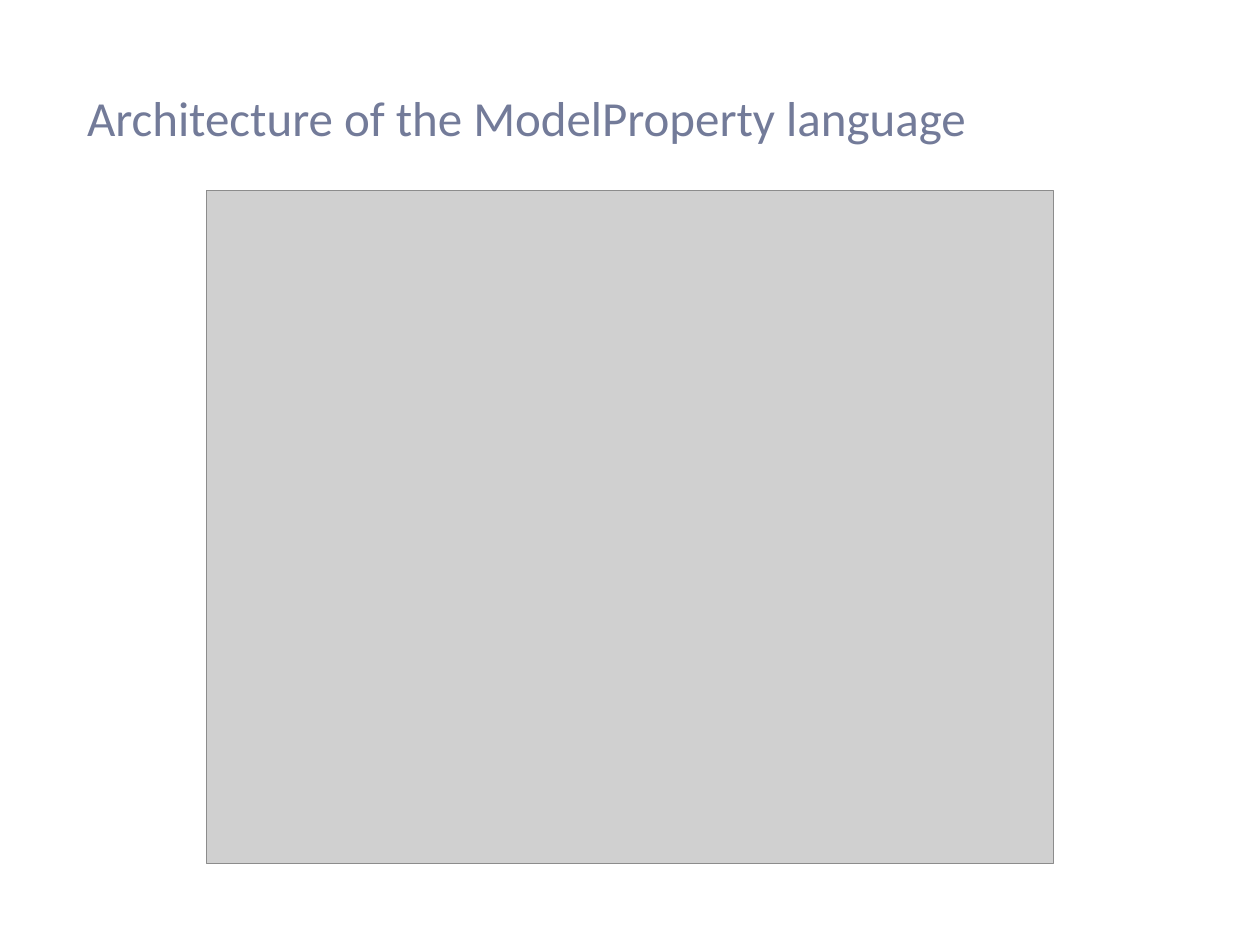
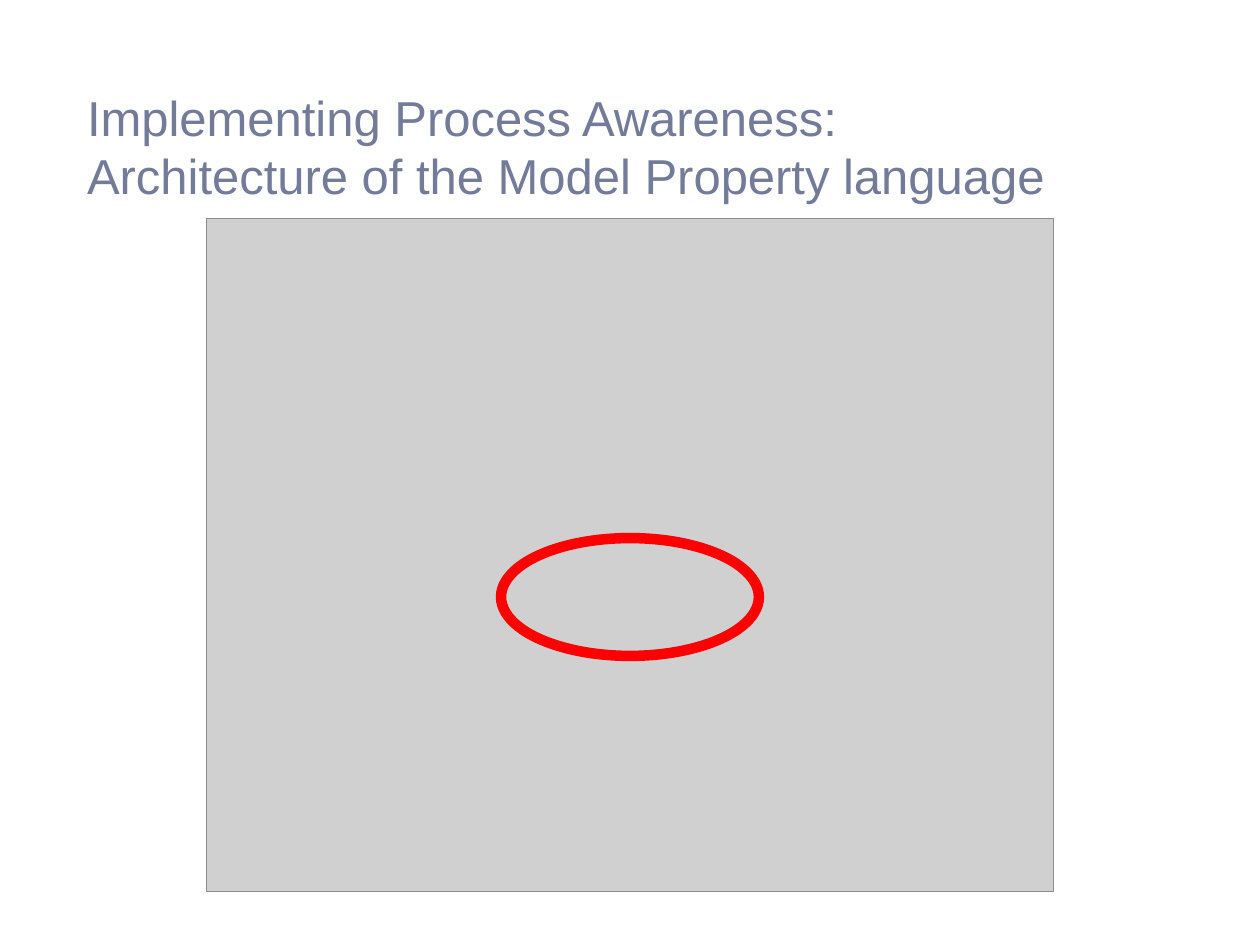
Before and after one commit to saadbinabid1/FlexMDEPaper, a slide deck: slide 13 of presentation/FlexMDE.pptx (slide 36 before the commit). Drawn at 1260x945 pixels with LibreOffice and Linux fonts; fonts in the diff are those of the drawing; grey boxes stand for pictures; background and template pictures are left out. Boxes give left, top, right and bottom in pixels: in the first picture for what was removed or moved away, otherwise in the second. Text is boxed around its words. In the diff, an @@ line names an element or a change of style, - is before the commit and + after.

```diff
--- a/presentation/FlexMDE.pptx
+++ b/presentation/FlexMDE.pptx
@@ title at [87,100,1044,204]: text changed; font Calibri to Arial @@
-Architecture of the ModelProperty language
+Implementing Process Awareness:
+Architecture of the Model Property language
@@ picture: place and size @@
-picture at [207,190,1053,863]
+picture at [207,218,1053,891]
@@ ellipse added at [501,538,760,656], outline #FF0000 6 pt @@
```
Also in this commit, not shown: 4 other slides changed, 8 slides added, 29 slides removed, 4 other files.
